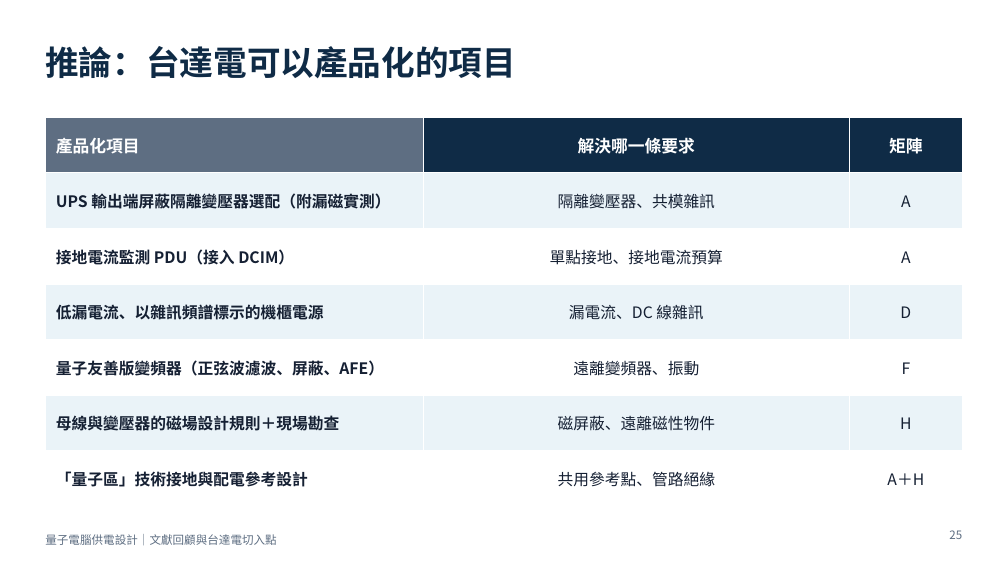
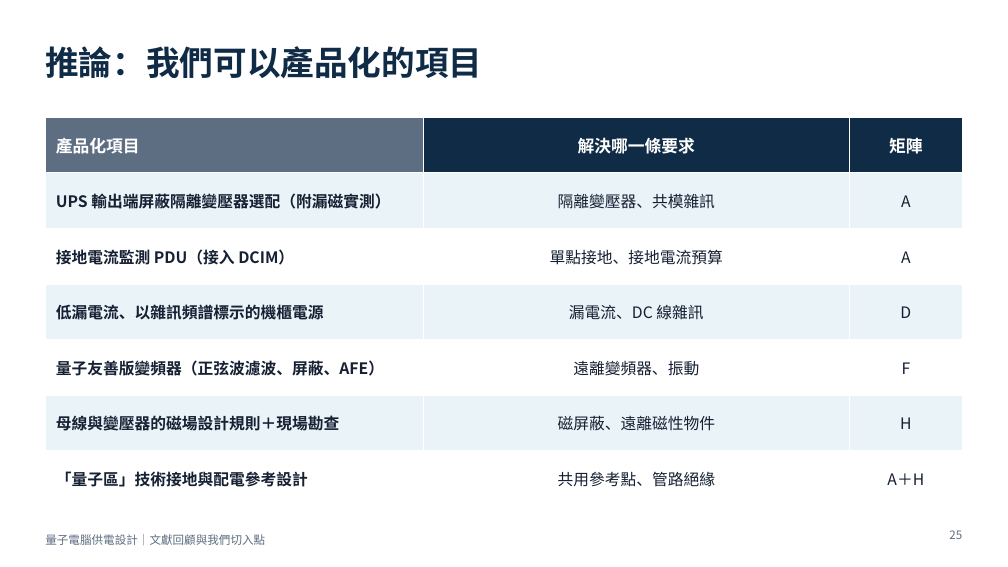
Before and after one commit to pcpcchen-coder/QuantumComputing, a slide deck: slide 25 of slides/output/qc-power-supply-delta.pptx. Drawn at 1008x567 pixels with LibreOffice and Linux fonts; fonts in the diff are those of the drawing. Boxes give left, top, right and bottom in pixels: in the first picture for what was removed or moved away, otherwise in the second. Text is boxed around its words. In the diff, an @@ line names an element or a change of style, - is before the commit and + after.

```diff
--- a/slides/output/qc-power-supply-delta.pptx
+++ b/slides/output/qc-power-supply-delta.pptx
@@ title at [45, 46, 482, 78]: text changed @@
-推論：台達電可以產品化的項目
+推論：我們可以產品化的項目
@@ text at [45, 534, 265, 545]: text changed @@
-量子電腦供電設計｜文獻回顧與台達電切入點
+量子電腦供電設計｜文獻回顧與我們切入點
```
Also in this commit, not shown: 76 other slides changed, 8 other files.
